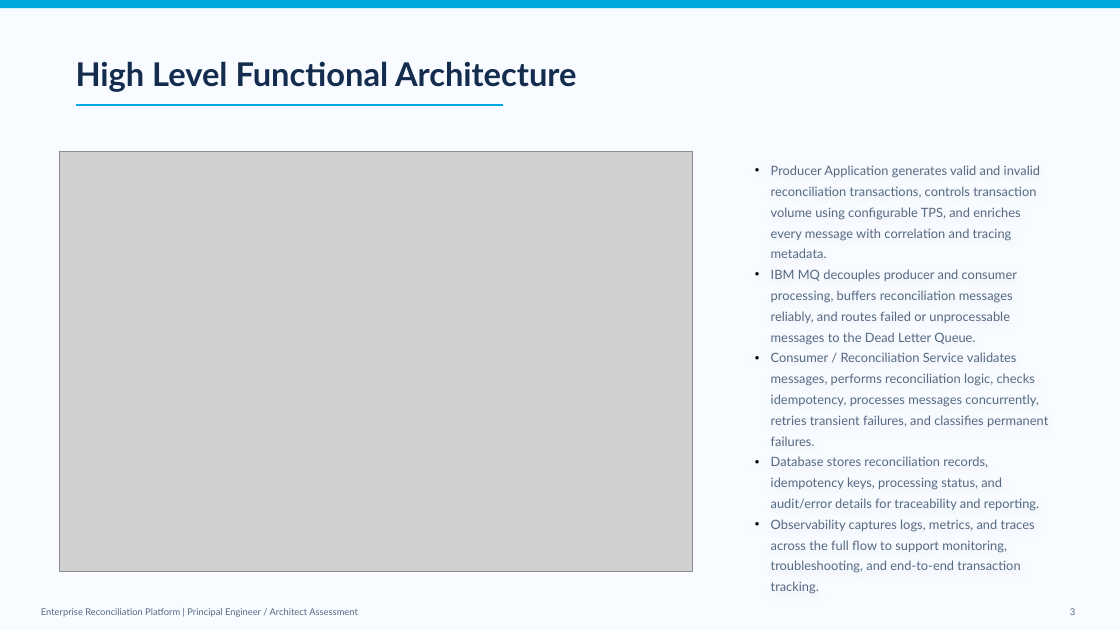
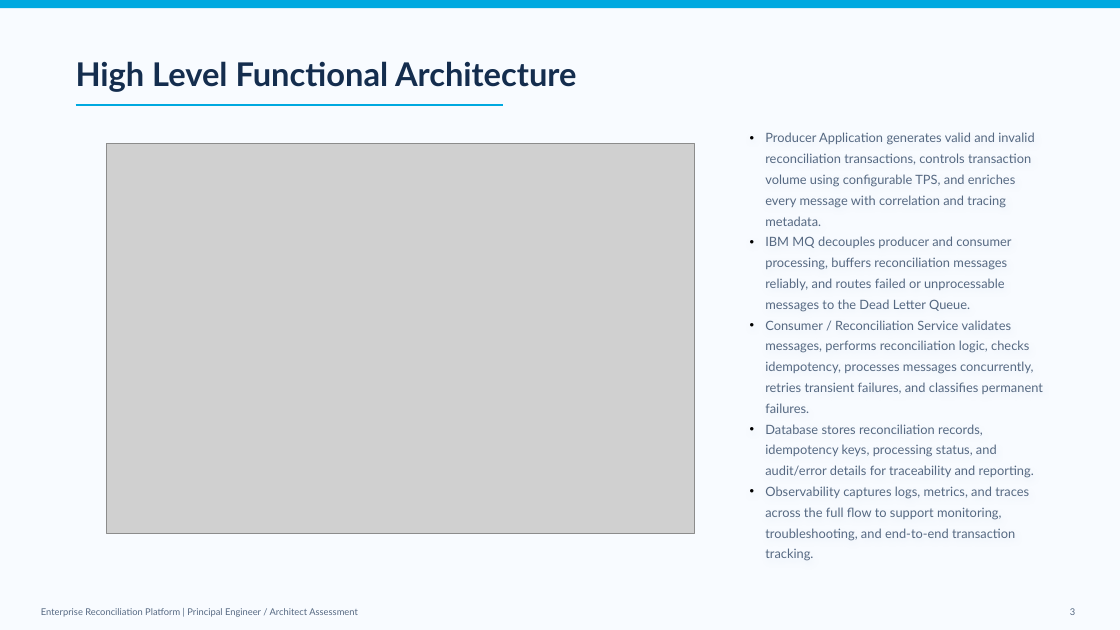
Before and after one commit to ravikumarkotapati/recon-platform, a slide deck: slide 3 of Reconciliation_Platform_Technical_Architecture_Overview.pptx. Drawn at 1120x630 pixels with LibreOffice and Linux fonts; fonts in the diff are those of the drawing; grey boxes stand for pictures. Boxes give left, top, right and bottom in pixels: in the first picture for what was removed or moved away, otherwise in the second. Text is boxed around its words. In the diff, an @@ line names an element or a change of style, - is before the commit and + after.

Commit message:
Add final observability evidence

```diff
--- a/Reconciliation_Platform_Technical_Architecture_Overview.pptx
+++ b/Reconciliation_Platform_Technical_Architecture_Overview.pptx
@@ text "Producer Application generates valid and ...": place and size @@
-text "Producer Application generates valid and ..." at [771,165,1048,594]
+text "Producer Application generates valid and ..." at [765,132,1043,561]
@@ picture: place and size @@
-picture at [60,152,692,572]
+picture at [107,143,695,534]
```
Also in this commit, not shown: 4 other slides changed, 4 slides added, 6 other files.
